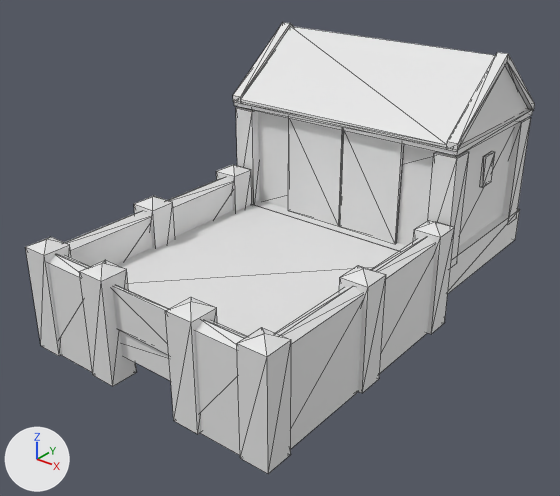
Before and after pictures for a commit that changed the COLLADA model art/meshes/structural/epiro/corral.dae.
The view is the same before and after, from a 50 mm camera at (16.5, -21.9, 13.6) aimed at (-0.1, -1.2, 0.7). Lighting does not change. The marker at lower left points along +X, +Y and +Z. The older version comes first. Mesh edges are drawn as thin lines.

Names of what the first picture shows: 'corral'.
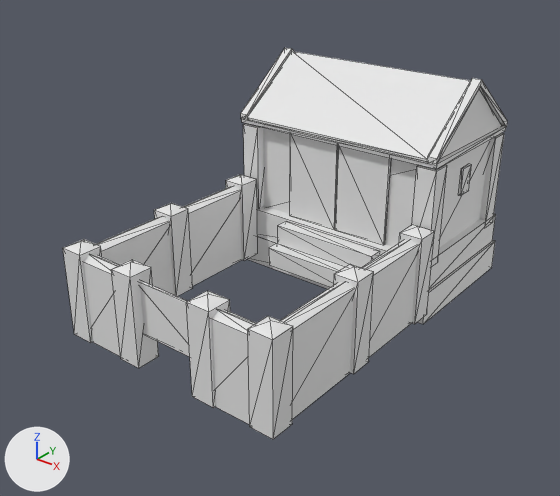
Location of each change, (x1, y1, x2, y2) in pixels of the pictures (560 x 496 px; the box of a moved part takes in the faces that stretch with it):
'corral', reshaped, rescaled (13% narrower, 13% shorter)
    before: (25, 22, 535, 474)
    after: (63, 48, 508, 439)
part 1 of me_cubo_4575, moved or reshaped (not visible before)
    after: (269, 222, 379, 287)
part 2 of me_cubo_4575, moved or reshaped
    before: (112, 285, 169, 355)
    after: (140, 282, 190, 357)
part 3 of me_cubo_4575, deleted
    before: (116, 204, 398, 381)
part 4 of me_cubo_4575, cut back
    after: (248, 236, 495, 324)

The edits, one by one:
me_cubo_4575 is used by ob_corral; location (0.0, 0.0, 0.0); scale (2.81, 2.81, 2.81).
me_cubo_4575 had 360 vertices, 552 faces and spanned x -1.91..1.92, y -3.07..3.16, z -0.73..2.71.
me_cubo_4575 now has 360 vertices, 548 faces and spans x -1.95..1.92, y -3.07..3.19, z -0.91..2.71.
me_cubo_4575 part 1: the loose piece of 16 vertices spanning x -0.9..0.98, y 0.46..0.93, z -0.22..0.08 is scaled about its middle by (1, 1, 2.19), then moved by (0.0, -0.18, -0.18).
me_cubo_4575 part 2: the loose piece of 8 vertices spanning x -0.59..0.68, y -2.93..-2.88, z 0.01..0.58 is scaled about its middle by (1, 1, 1.43), then moved by (0.0, 0.0, -0.13).
me_cubo_4575 part 3: the loose piece of 8 vertices spanning x -1.65..1.73, y -2.89..0.72, z -0.39..0.13 is deleted.
Part 4, on me_cubo_4575:
2 faces are deleted.
8 vertices are added at x -1.95..1.88, y 0.7..3.19, z -0.91..-0.37.
10 new faces join them.
Object 'corral' (ob_corral) is rescaled from (2.81, 2.81, 2.81) to (2.47, 2.47, 2.47).
